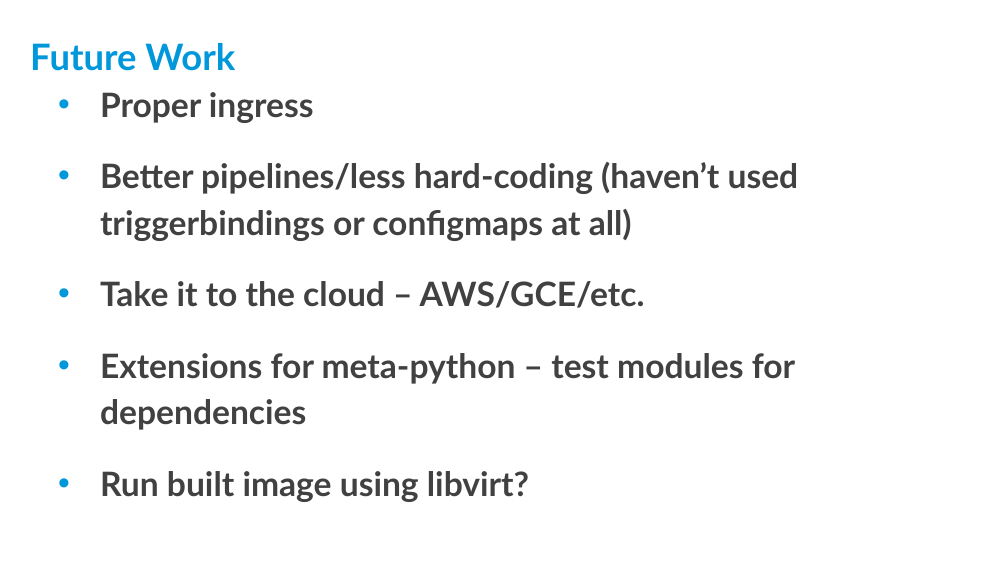
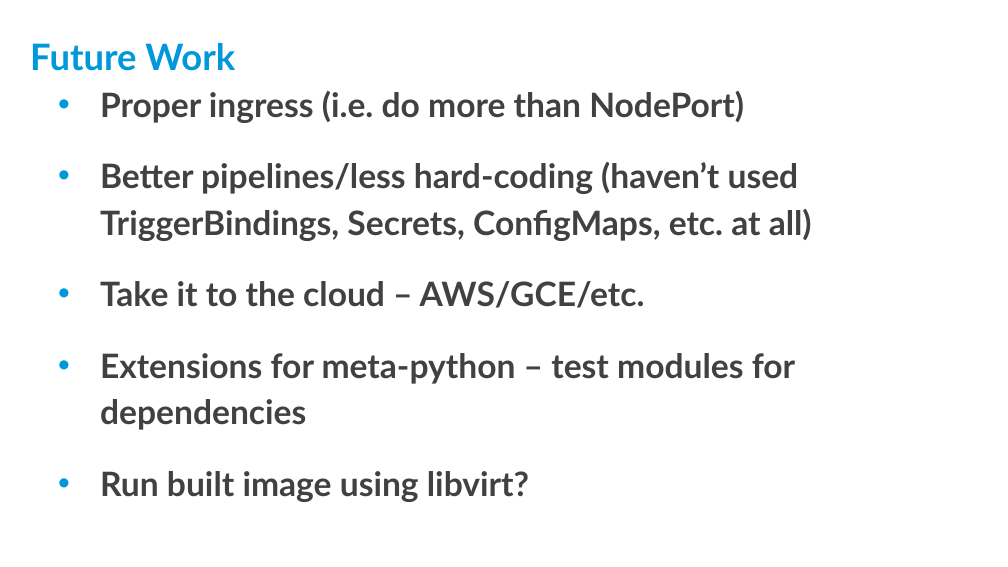
Before and after one commit to threexc/yocto-tekton, a slide deck: slide 30 of yddtalk/YP_DevDay_k8s_tekton.odp (slide 29 before the commit). Drawn at 1008x567 pixels with LibreOffice and Linux fonts; fonts in the diff are those of the drawing; background and template pictures are left out. Boxes give left, top, right and bottom in pixels: in the first picture for what was removed or moved away, otherwise in the second. Text is boxed around its words. In the diff, an @@ line names an element or a change of style, - is before the commit and + after.

```diff
--- a/yddtalk/YP_DevDay_k8s_tekton.odp
+++ b/yddtalk/YP_DevDay_k8s_tekton.odp
@@ text at [100, 91, 812, 241]: text changed @@
-• Proper ingress
-• Better pipelines/less hard-coding (haven’t used triggerbindings or configmaps at all)
+• Proper ingress (i.e. do more than NodePort)
+• Better pipelines/less hard-coding (haven’t used TriggerBindings, Secrets, ConfigMaps, etc. at all)
```
Also in this commit, not shown: 11 other slides changed, 2 slides added.
